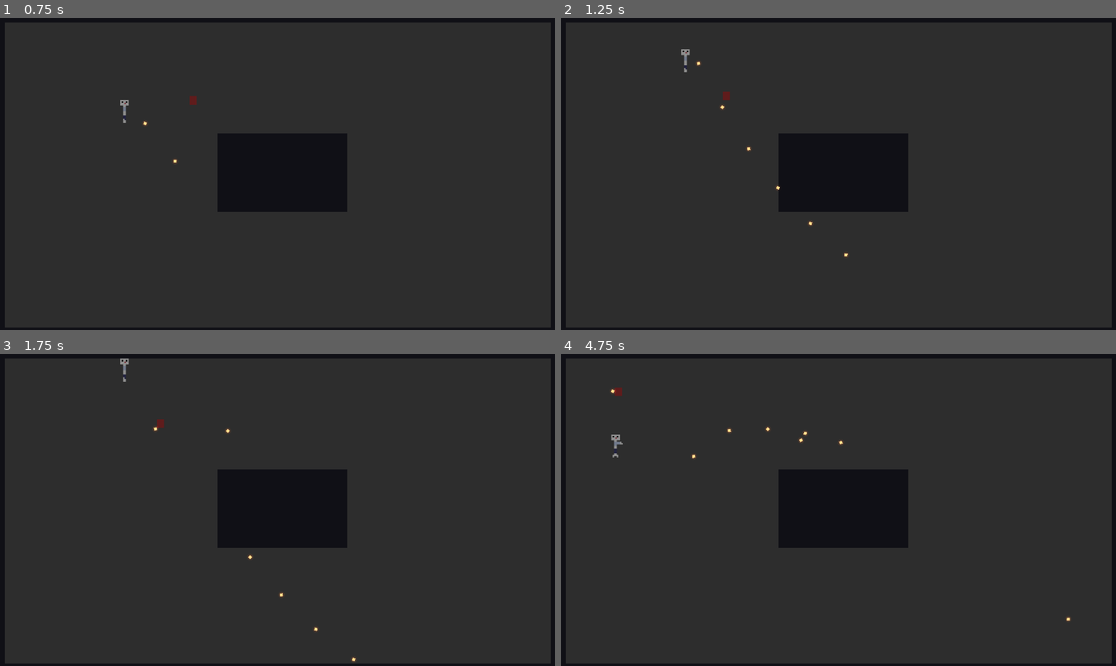
Above: before the commit, frames 1-4 (two rows, left to right).
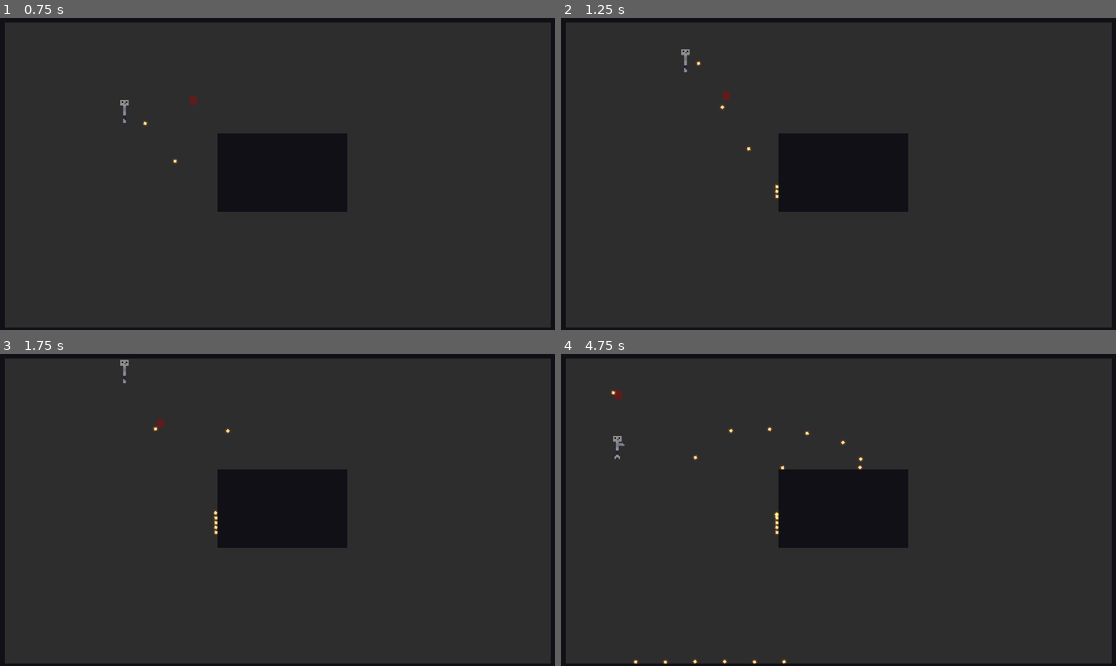
Above: after the commit, the same moments.

Repository: NoxLoveYa/2DSurvivorGodot
Game: Godot game, scene res://Main.tscn
The game is run twice, just before and just after one commit, with the same random seed, the same clock (stepped at 60 frames per second) and the same inputs.
Inputs (mouse positions are in pixels of both pictures, inside the frame that each line leads up to):
- Up to frame 1 (0.75 s): tap Enter at 0.5 s; move the mouse to (249, 236) at 0.52 s; press the mouse at (249, 236) at 0.53 s; hold Up (move_up) from 0.53 s (still down)
- Up to frame 2 (1.25 s): keep holding Up (move_up)
- Up to frame 3 (1.75 s): keep holding Up (move_up); move the mouse to (444, 556) at 1.27 s; release the mouse at (444, 556) at 1.28 s; click (444, 556) at 1.35 s
- Up to frame 4 (4.75 s): move the mouse to (672, 463) at 2.02 s; release Up (move_up) at 2.03 s; press the mouse at (672, 463) at 2.03 s; hold Left (move_left) 2.03-3.53 s; move the mouse to (866, 510) at 2.77 s; release the mouse at (866, 510) at 2.78 s; click (866, 510) at 2.85 s; move the mouse to (755, 432) at 3.52 s; press the mouse at (755, 432) at 3.53 s; hold S (move_down) 3.53-4.28 s; move the mouse to (960, 494) at 4.27 s; release the mouse at (960, 494) at 4.28 s; hold Right (move_right) from 4.28 s (still down); click (960, 494) at 4.35 s

Frame 1 is identical in both runs. In frame 2, less than 0.1% of the frame differs, in the area x 38-52%, y 53-77%; in frame 3, 0.1%; in frame 4, 0.4%, in the area x 8-92%, y 10-100%.

Commit message:
added ullet collisions

Diff:
--- a/Bullet.tscn
+++ b/Bullet.tscn
@@ -9,7 +9,7 @@
 
 [node name="AnimatableBody2D" type="AnimatableBody2D"]
 collision_layer = 2
-collision_mask = 4
+collision_mask = 12
 sync_to_physics = false
 script = ExtResource("1_e1lnl")
 speed = 1000.0
--- a/Ennemy_basic.tscn
+++ b/Ennemy_basic.tscn
@@ -24,7 +24,7 @@
 [node name="CharacterBody2D" type="CharacterBody2D"]
 scale = Vector2(3, 3)
 collision_layer = 4
-collision_mask = 3
+collision_mask = 11
 script = ExtResource("1_dqyw2")
 
 [node name="AnimatedSprite2D" type="AnimatedSprite2D" parent="."]
--- a/Map.tscn
+++ b/Map.tscn
@@ -19,7 +19,8 @@
 2:0/0/physics_layer_0/polygon_0/points = PackedVector2Array(-8, -8, 8, -8, 8, 8, -8, 8)
 
 [sub_resource type="TileSet" id="TileSet_r3otk"]
-physics_layer_0/collision_layer = 1
+physics_layer_0/collision_layer = 8
+physics_layer_0/collision_mask = 0
 sources/0 = SubResource("TileSetAtlasSource_j2x73")
 
 [node name="Node" type="Node"]
--- a/Player.tscn
+++ b/Player.tscn
@@ -1,7 +1,6 @@
-[gd_scene load_steps=15 format=3 uid="uid://dgoi1ghypb5wp"]
+[gd_scene load_steps=14 format=3 uid="uid://dgoi1ghypb5wp"]
 
 [ext_resource type="Script" path="res://PlayerMovement.gd" id="1_6oj04"]
-[ext_resource type="PackedScene" uid="uid://cp7ovntnajl71" path="res://Bullet.tscn" id="2_fc5uv"]
 [ext_resource type="Texture2D" uid="uid://c6280fsikrlhn" path="res://Assets/Player.png" id="2_i3qhf"]
 
 [sub_resource type="AtlasTexture" id="AtlasTexture_00f24"]
@@ -86,14 +85,12 @@
 }]
 
 [sub_resource type="CapsuleShape2D" id="CapsuleShape2D_vpad5"]
-radius = 2.8
-height = 16.0
+radius = 4.0
+height = 18.0
 
 [node name="CharacterBody2D" type="CharacterBody2D"]
-collision_mask = 5
+collision_mask = 13
 script = ExtResource("1_6oj04")
-
-[node name="AnimatableBody2D" parent="." instance=ExtResource("2_fc5uv")]
 
 [node name="AnimatedSprite2D" type="AnimatedSprite2D" parent="."]
 texture_filter = 1
--- a/project.godot
+++ b/project.godot
@@ -64,6 +64,7 @@
 2d_physics/layer_1="Player"
 2d_physics/layer_2="Bullet"
 2d_physics/layer_3="ennemies"
+2d_physics/layer_4="Walls"
 
 [rendering]
 
